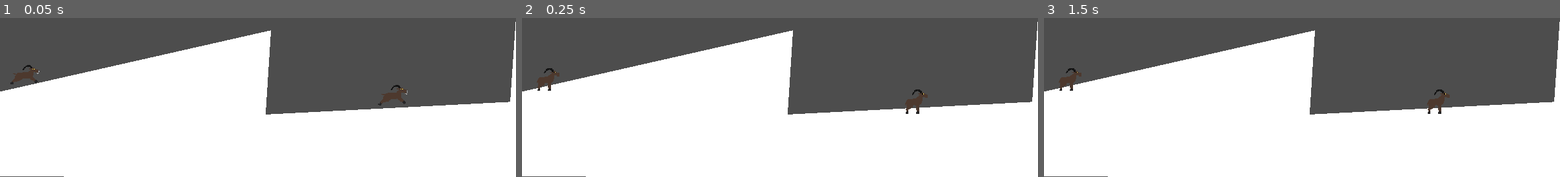
Above: before the commit, frames 1-3 (left to right).
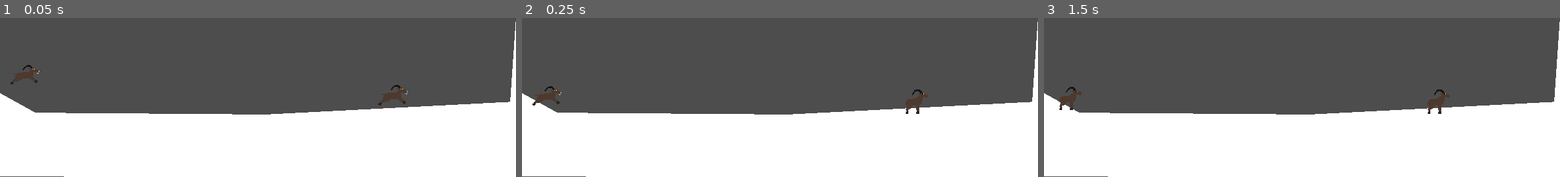
Above: after the commit, the same moments.

Repository: beyarkay/goat-game
Game: Godot game, scene res://levels/combat_test_level.tscn
The game is run twice, just before and just after one commit, with the same random seed, the same clock (stepped at 60 frames per second) and the same inputs. This scene is started directly instead of the project's main scene.
Inputs:
- Up to frame 1 (0.05 s): no input
- Up to frame 2 (0.25 s): no input
- Up to frame 3 (1.5 s): tap Enter at 0.5 s; tap Space at 1.25 s

The runs differ from the first frame. In frame 1, 17% of the frame differs, in the area x 0-76%, y 7-61%; in frame 2, 17%; in frame 3, 17%.

Commit message:
🐐 Add health and damage receiving logic

Diff:
--- a/levels/combat_test_level.tscn
+++ b/levels/combat_test_level.tscn
@@ -12,7 +12,7 @@
 
 [node name="CollisionPolygon2D" type="CollisionPolygon2D" parent="StaticBody2D3" groups=["ground"]]
 scale = Vector2(1, 1.00364)
-polygon = PackedVector2Array(-83.8487, 451, -79.8078, 254, -60.6135, 450, 554.614, 311.865, 542.491, 500.18, 1094.07, 472, 1107.21, 282, 1109.23, 641, -80.818, 639)
+polygon = PackedVector2Array(-83.8487, 451, -79.8078, 254, -60.6135, 450, 23.2352, 496.194, 542.491, 500.18, 1094.07, 472, 1107.21, 282, 1109.23, 641, -80.818, 639)
 script = ExtResource("1_atsoa")
 
 [node name="goat" parent="." instance=ExtResource("2_13alk")]
--- a/scenes/goat.gd
+++ b/scenes/goat.gd
@@ -15,6 +15,7 @@
 
 @export_category("Inputs")
 @export var input_buffer_duration: float = 0.15
+@onready var input_buffer_timeout: Timer = $input_buffer_timeout as Timer
 
 @export_category("Charge Attack")
 @export var charge_damage: float = 100
@@ -26,8 +27,18 @@
 @export_category("Slam Attack")
 @export var slam_damage: float = 100
 @export var max_falling_damage: float = 100
+@export var slam_gravity_multiplier: float = 1.75
 var slamming_dec: float = 10
 var is_slamming: bool = false
+
+@export_category("Stats")
+@export var init_health: float = 200
+var health: float = init_health
+var is_knocked_out: bool = false
+@export var health_regen_duration: float = 10
+@onready var health_regen_timeout: Timer = $health_regen_timeout as Timer
+
+signal health_change(player, new_health)
 
 # constants
 const MIN_ANIMATED_RUN_SPEED: float = 2.0 # speed below which we do not animate
@@ -35,13 +46,13 @@
 # child nodes
 @onready var sprite: AnimatedSprite2D = $sprite as AnimatedSprite2D
 @onready var floor_test: ShapeCast2D = $floor_test as ShapeCast2D
-@onready var input_buffer_timeout: Timer = $input_buffer_timeout as Timer
 
 var input_buffer = null
 
 func _ready() -> void:
 	input_buffer_timeout.wait_time = input_buffer_duration
 	charge_timeout.wait_time = charge_buildup_time
+	health_regen_timeout.wait_time = health_regen_duration
 
 func find_ground():
 	# scan down to find first colliding object in "ground" group;
@@ -52,6 +63,9 @@
 	return [false, Vector2(0, -1)]
 
 func _physics_process(delta: float) -> void:
+	if is_knocked_out:
+		return
+
 	var on_floor = is_on_floor()
 
 	if not on_floor:
@@ -81,7 +95,7 @@
 	# Falling attack
 	if Input.is_action_just_pressed("p%d_down" % player) and !on_floor:
 		is_slamming = true
-		gravity *= 2.5
+		gravity *= slam_gravity_multiplier
 		if sprite.flip_h:
 			animation.play("slamming_left")
 		else:
@@ -126,10 +140,23 @@
 		body.hit(slam_damage)
 
 func hit(damage: float) -> void:
-	print(self, " has taken ", damage, " damage")
-	pass
+	print(self, " has been hit with ", damage, " damage")
+	if !is_knocked_out:
+		health -= damage
+		if health < 0: health = 0
+		health_change.emit(player, health)
+	if health == 0:
+		print("knocked out!")
+		is_knocked_out = true
+		health_regen_timeout.start()
 
 
 func _on_charge_timeout_timeout() -> void:
-	print("charge ready")
 	is_charging = true
+
+
+func _on_health_regen_timeout_timeout():
+	health = init_health
+	is_knocked_out = false
+	print("no longer knocked out")
+	pass # Replace with function body.
--- a/scenes/goat.tscn
+++ b/scenes/goat.tscn
@@ -144,6 +144,21 @@
 
 [sub_resource type="RectangleShape2D" id="RectangleShape2D_408vh"]
 size = Vector2(28, 51)
+
+[sub_resource type="Animation" id="Animation_xq4x5"]
+resource_name = "slamming_left"
+tracks/0/type = "value"
+tracks/0/imported = false
+tracks/0/enabled = true
+tracks/0/path = NodePath(".:rotation")
+tracks/0/interp = 1
+tracks/0/loop_wrap = true
+tracks/0/keys = {
+"times": PackedFloat32Array(0, 0.7),
+"transitions": PackedFloat32Array(1, 1),
+"update": 0,
+"values": [0.000241599, -1.94779]
+}
 
 [sub_resource type="Animation" id="Animation_dhr6c"]
 resource_name = "slamming_right"
@@ -160,21 +175,6 @@
 "values": [0.000241599, 1.9481]
 }
 
-[sub_resource type="Animation" id="Animation_xq4x5"]
-resource_name = "slamming_left"
-tracks/0/type = "value"
-tracks/0/imported = false
-tracks/0/enabled = true
-tracks/0/path = NodePath(".:rotation")
-tracks/0/interp = 1
-tracks/0/loop_wrap = true
-tracks/0/keys = {
-"times": PackedFloat32Array(0, 0.7),
-"transitions": PackedFloat32Array(1, 1),
-"update": 0,
-"values": [0.000241599, -1.94779]
-}
-
 [sub_resource type="AnimationLibrary" id="AnimationLibrary_sxpwc"]
 _data = {
 "slamming_left": SubResource("Animation_xq4x5"),
@@ -182,11 +182,9 @@
 }
 
 [node name="goat" type="CharacterBody2D" groups=["player"]]
-z_index = 1
+rotation = 0.000241599
 floor_max_angle = 1.0472
 script = ExtResource("1_2in7i")
-player = 1
-jump_vel = -550.0
 metadata/_edit_group_ = true
 
 [node name="collider" type="CollisionShape2D" parent="."]
@@ -222,6 +220,9 @@
 "": SubResource("AnimationLibrary_sxpwc")
 }
 
+[node name="health_regen_timeout" type="Timer" parent="."]
+
 [connection signal="timeout" from="input_buffer_timeout" to="." method="_on_input_buffer_timeout_timeout"]
 [connection signal="timeout" from="charge_timeout" to="." method="_on_charge_timeout_timeout"]
 [connection signal="body_entered" from="attack_area" to="." method="_on_area_2d_body_entered"]
+[connection signal="timeout" from="health_regen_timeout" to="." method="_on_health_regen_timeout_timeout"]
